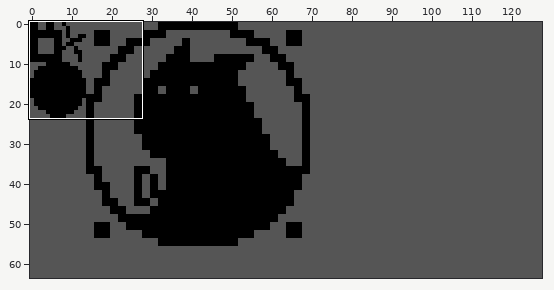
Two versions of one sprite sheet, img/tiles_low.png. Above, an overview of the earlier version with the close-up marked.
Close-up. Before:
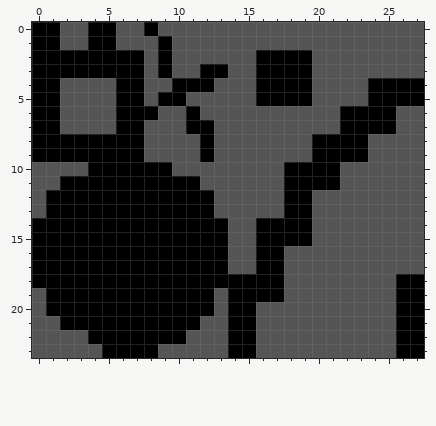
The file is 128x64 pixels. Shown: x 0..27, y 0..23.
After:
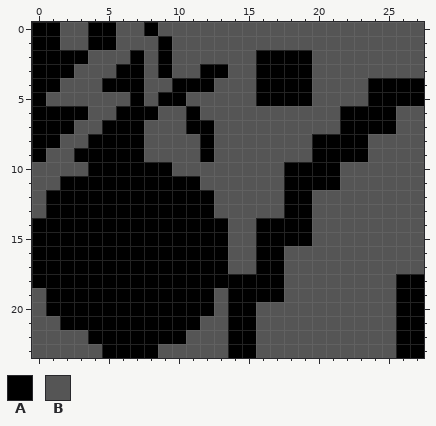
Palette (. is transparent): A #000000  B #555555
The edit:
@@ x 0..8 @@
  1 AABBAABBB
- 2 AAAAAAAAB
- 3 AAAAAAAAB
- 4 AABBBBAAB
- 5 AABBBBAAB
- 6 AABBBBAAA
- 7 AABBBBAAB
- 8 AAAAAAAAB
- 9 AAAAAAAAB
+ 2 AAAABBBAB
+ 3 AAABBBAAB
+ 4 AABBBAAAB
+ 5 ABBBBBBAB
+ 6 AAAABBAAA
+ 7 AAABBAAAB
+ 8 AABBAAAAB
+ 9 ABBAAAAAB
 10 BBBBAAAAA
Changed places in both close-ups, as pixel boxes (x1, y1, x2, y2):
changed: (46, 50, 130, 162)
